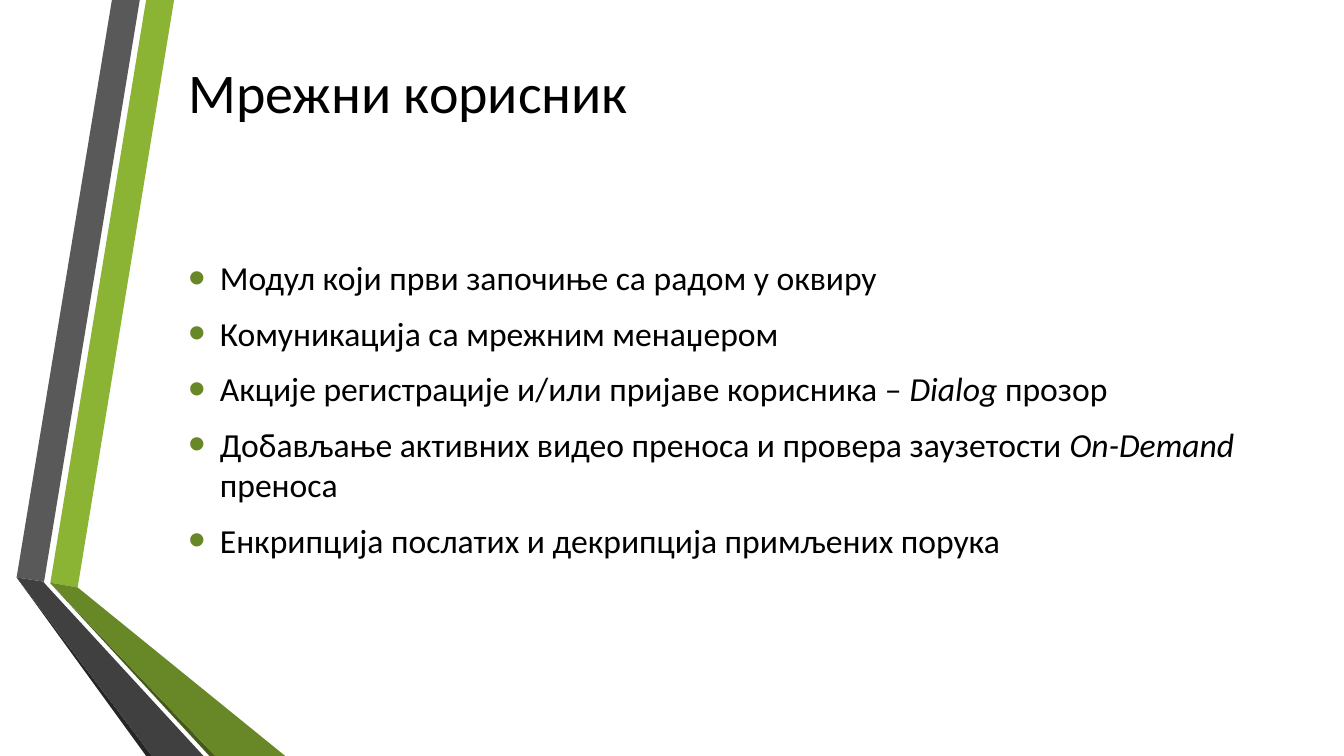
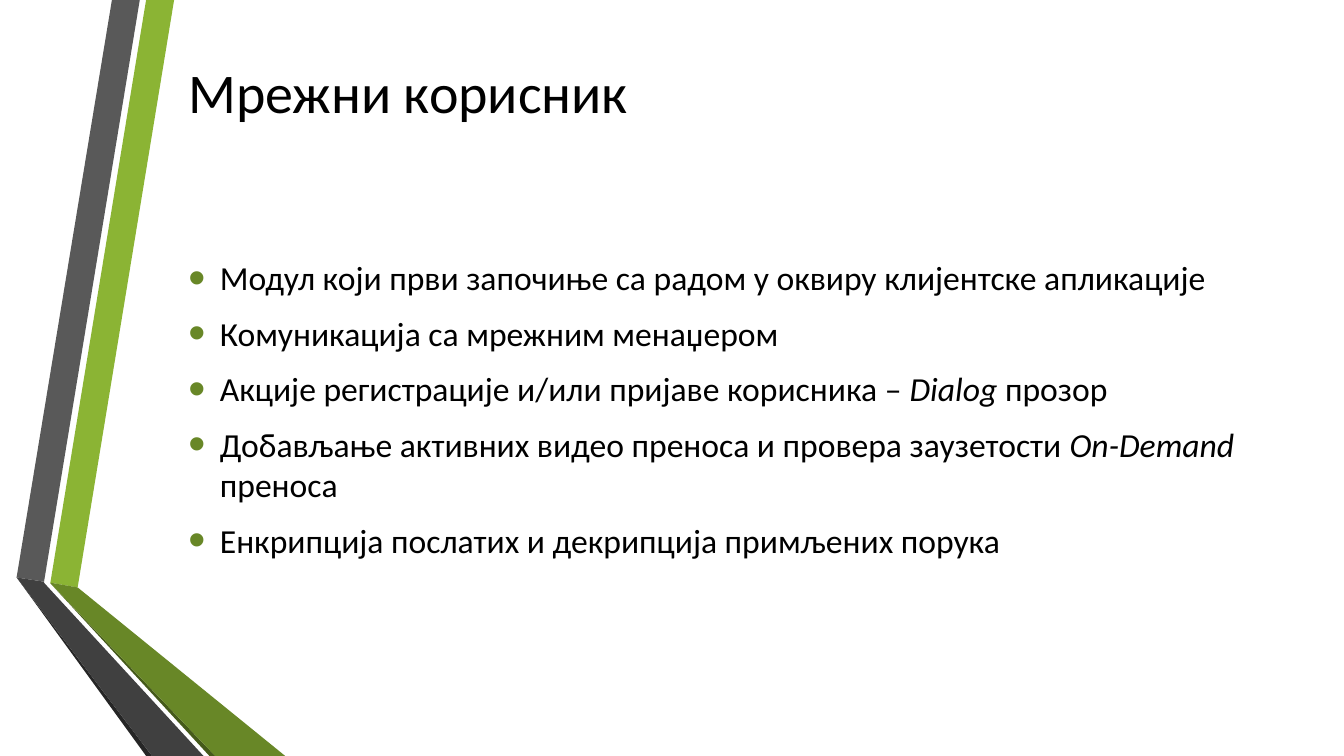
Before and after one commit to jovanSlavujevic96/MSc_RtspStreaming_Cpp, a slide deck: slide 27 of doc/prezentacija_master_e1-12_2020.pptx (slide 28 before the commit). Drawn at 1344x756 pixels with LibreOffice and Linux fonts; fonts in the diff are those of the drawing; background and template pictures are left out. Boxes give left, top, right and bottom in pixels: in the first picture for what was removed or moved away, otherwise in the second. Text is boxed around its words. In the diff, an @@ line names an element or a change of style, - is before the commit and + after.

```diff
--- a/doc/prezentacija_master_e1-12_2020.pptx
+++ b/doc/prezentacija_master_e1-12_2020.pptx
@@ text at (220, 267, 1205, 296): text changed @@
-• Модул који први започиње са радом у оквиру
+• Модул који први започиње са радом у оквиру клијентске апликације
```
Also in this commit, not shown: 4 other slides changed, 1 slide added, 2 slides removed, 1 other file.
